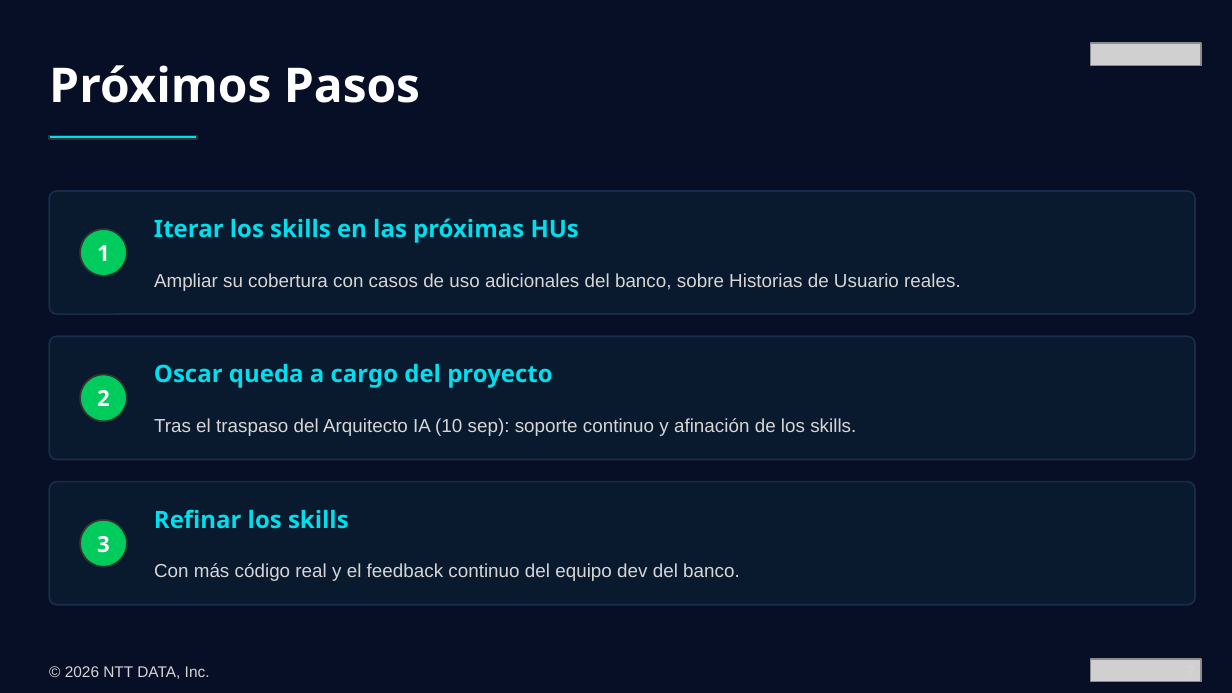
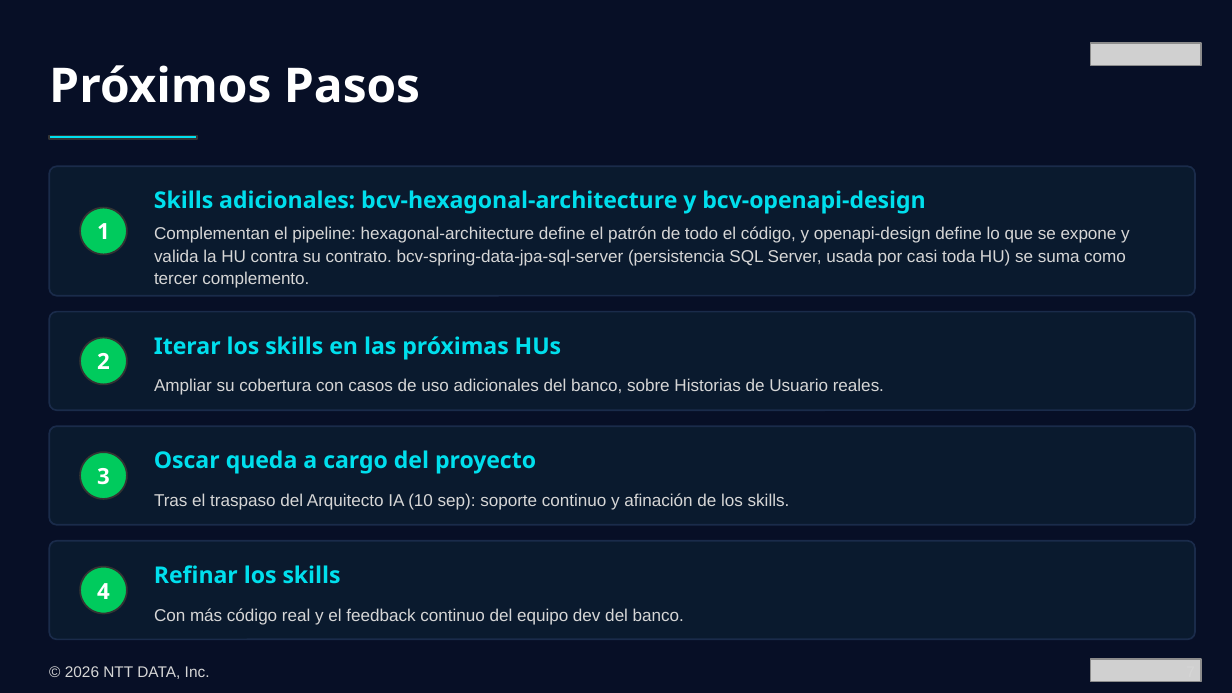
Before and after one commit to Jose-Mejia-NTT/skills-assi-comercial, a slide deck: slide 7 of presentations/presentacion-ejecutiva-skills-ia-bcv-resumen.pptx. Drawn at 1232x693 pixels with LibreOffice and Linux fonts; fonts in the diff are those of the drawing; grey boxes stand for pictures. Boxes give left, top, right and bottom in pixels: in the first picture for what was removed or moved away, otherwise in the second. Text is boxed around its words. In the diff, an @@ line names an element or a change of style, - is before the commit and + after.

Commit message:
docs: update executive presentation with revised roadmap and additional skills

```diff
--- a/presentations/presentacion-ejecutiva-skills-ia-bcv-resumen.pptx
+++ b/presentations/presentacion-ejecutiva-skills-ia-bcv-resumen.pptx
@@ rounded rectangle: place and size @@
-rounded rectangle at (49,191,1195,314)
+rounded rectangle at (49,166,1195,296)
@@ text "1": place and size @@
-text "1" at (97,245,110,261)
+text "1" at (97,223,110,239)
@@ ellipse: place and size @@
-ellipse at (80,229,127,276)
+ellipse at (80,208,127,255)
@@ text added at (154,190,925,214), 13.5 pt, text #00DFED, bold @@
+Skills adicionales: bcv-hexagonal-architecture y bcv-openapi-design
@@ text added at (154,226,1130,288), 10 pt, text #D6D6D6 @@
+Complementan el pipeline: hexagonal-architecture define el patrón de todo el código, y openapi-design define lo que se expone y valida la HU contra su contrato. bcv-spring-data-jpa-sql-server (persistencia SQL Server, usada por casi toda HU) se suma como tercer complemento.
@@ rounded rectangle: place and size @@
-rounded rectangle at (49,336,1195,460)
+rounded rectangle at (49,312,1195,410)
@@ size 14 to 13.5 pt in 3 elements at (154,565,341,584), (154,450,536,474), (154,336,561,359) @@
@@ text "Iterar los skills en las ...": place and size @@
-text "Iterar los skills en las ..." at (154,218,579,243)
+text "Iterar los skills en las ..." at (154,336,561,359)
@@ text "2": place and size @@
-text "2" at (97,390,110,406)
+text "2" at (97,353,110,369)
@@ ellipse: place and size @@
-ellipse at (80,375,127,421)
+ellipse at (80,338,127,384)
@@ size 11 to 10 pt; line spacing 1 to 1.08 in 3 elements at (154,608,684,625), (154,493,790,510), (154,378,884,395) @@
@@ text "Ampliar su cobertura con casos ...": place and size @@
-text "Ampliar su cobertura con casos ..." at (154,273,961,291)
+text "Ampliar su cobertura con casos ..." at (154,378,884,395)
@@ rounded rectangle added at (49,426,1195,525), fill #0A1A2E, outline #1A2B4A 1 pt @@
@@ text "Oscar queda a cargo del ...": place and size @@
-text "Oscar queda a cargo del ..." at (154,364,552,388)
+text "Oscar queda a cargo del ..." at (154,450,536,474)
@@ text "3": place and size @@
-text "3" at (97,536,110,553)
+text "3" at (97,468,110,485)
@@ ellipse added at (80,452,127,499), fill #00CB5D, outline #333333 1 pt @@
@@ text "Tras el traspaso del Arquitecto ...": place and size @@
-text "Tras el traspaso del Arquitecto ..." at (154,418,856,436)
+text "Tras el traspaso del Arquitecto ..." at (154,493,790,510)
@@ proportions changed in 3 elements at (49,166,1195,296), (49,312,1195,410), (49,541,1195,639) @@
@@ rounded rectangle: place and size @@
-rounded rectangle at (49,482,1195,605)
+rounded rectangle at (49,541,1195,639)
@@ ellipse: place and size @@
-ellipse at (80,520,127,567)
+ellipse at (80,567,127,614)
@@ text "Refinar los skills": place and size @@
-text "Refinar los skills" at (154,509,349,529)
+text "Refinar los skills" at (154,565,341,584)
@@ text added at (97,583,110,599), 13 pt, text #FFFFFF, bold @@
+4
@@ text "Con más código real y ...": place and size @@
-text "Con más código real y ..." at (154,563,740,581)
+text "Con más código real y ..." at (154,608,684,625)
```
Also in this commit, not shown: 2 other slides changed, 5 other files.
